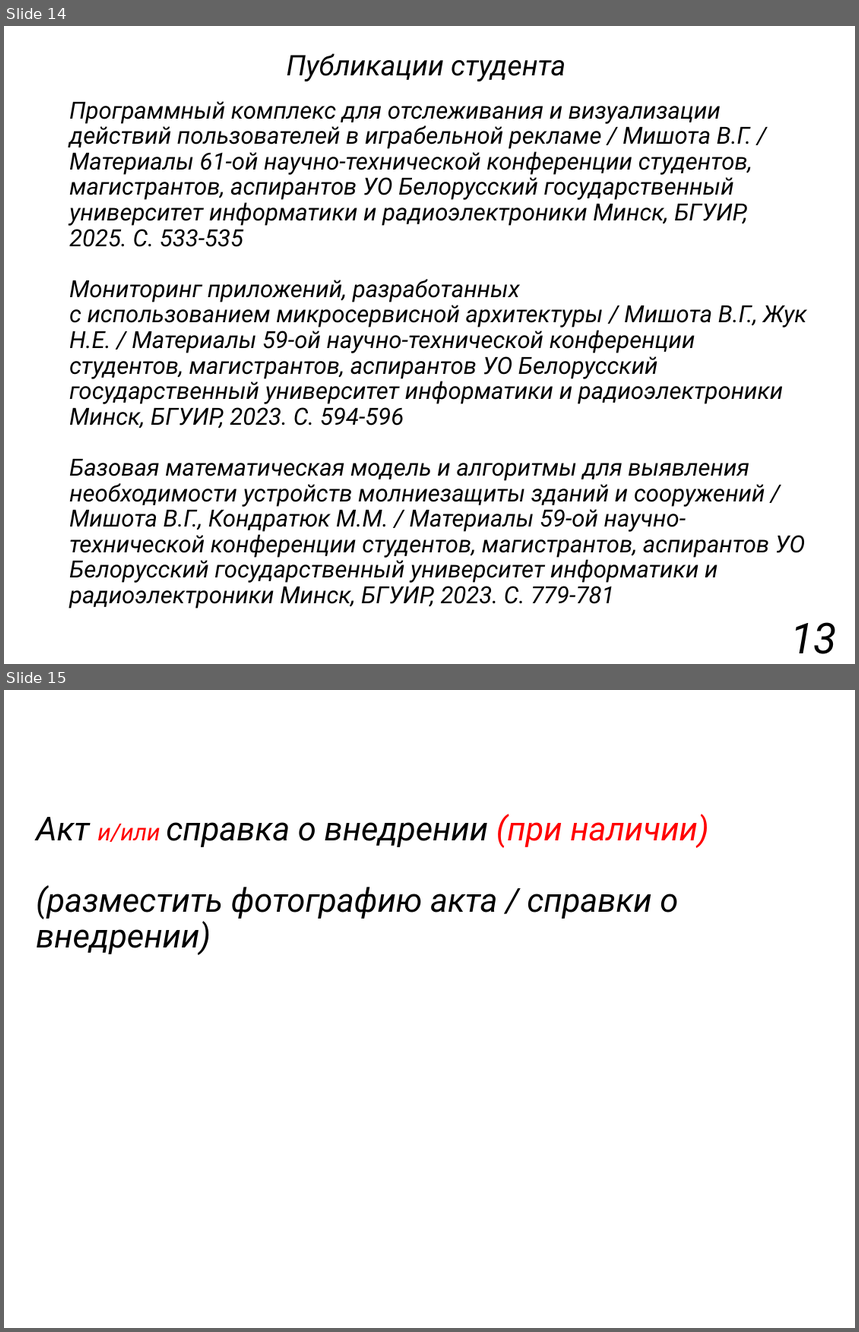
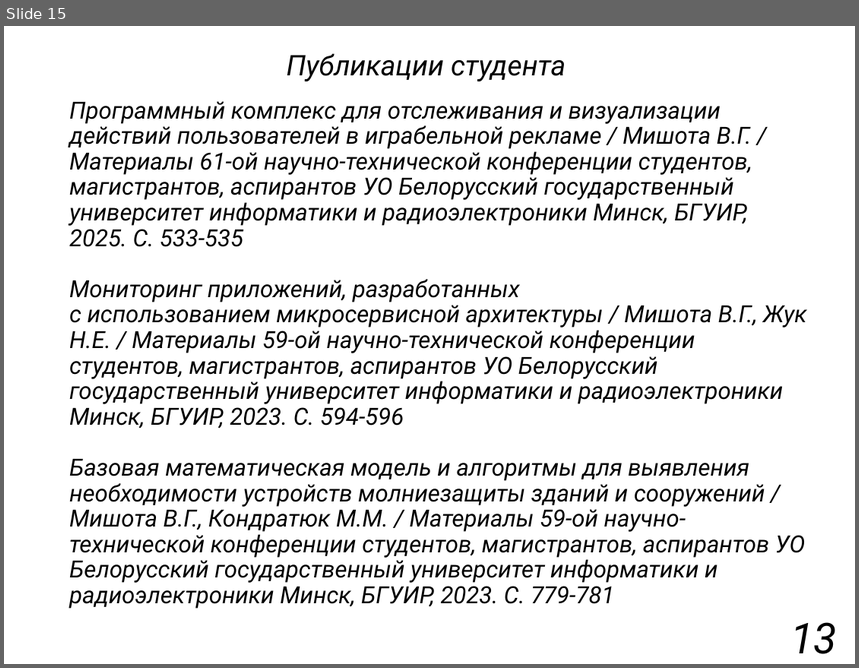
Before and after one commit to Vishota/diplom, a slide deck: презентация.pptx. Shown one above the other, each under a label of ours: slides 14 and 15 before the commit, slide 15 after it. The pictures are 859x1332 and 859x668 pixels, drawn with LibreOffice and Linux fonts; fonts in the diff are those of the drawing. Boxes give left, top, right and bottom in pixels: in the first picture for what was removed or moved away, otherwise in the second. Text is boxed around its words. In the diff, an @@ line names an element or a change of style, - is before the commit and + after.

```diff
--- a/презентация.pptx
+++ b/презентация.pptx
@@ slide 15 removed at bbox=[4, 690, 855, 1328], background #FFFFFF @@
@@ title removed at bbox=[36, 814, 709, 955] @@
-Акт и/или справка о внедрении (при наличии)
-(разместить фотографию акта / справки о внедрении)
@@ what was slide 14 is now slide 15 @@
```
Also in this commit, not shown: 2 slides changed, 2 slides added, 1 other file.
